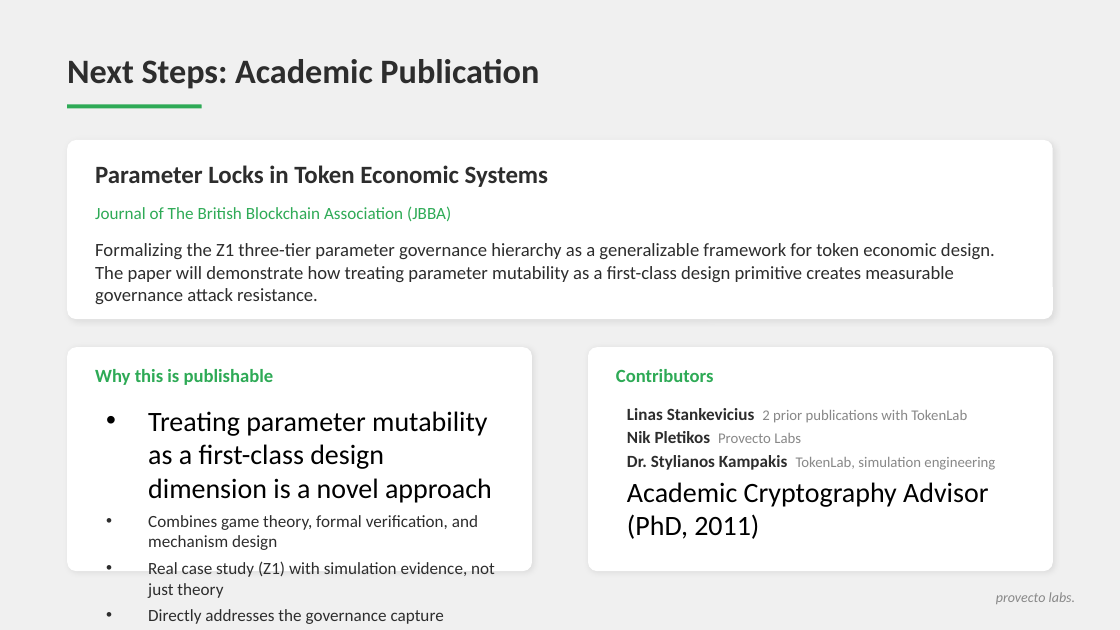
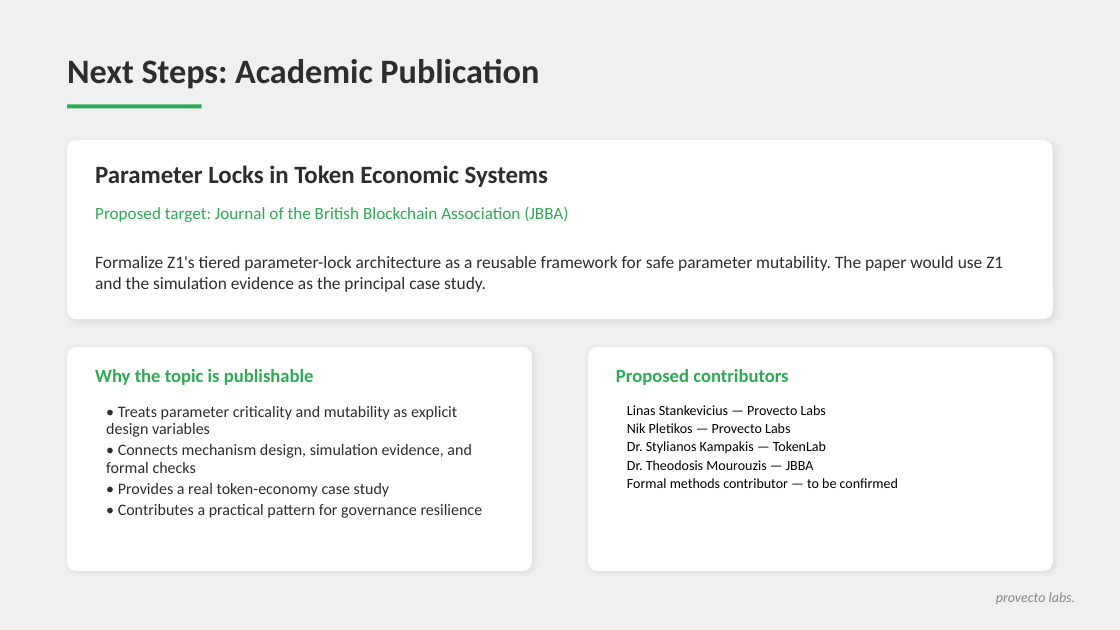
Before and after one commit to stelios12312312/TokenLab, a slide deck: slide 11 of docs_final/2026-06-23/z1_simulation_findings.pptx. Drawn at 1120x630 pixels with LibreOffice and Linux fonts; fonts in the diff are those of the drawing. Boxes give left, top, right and bottom in pixels: in the first picture for what was removed or moved away, otherwise in the second. Text is boxed around its words. In the diff, an @@ line names an element or a change of style, - is before the commit and + after.

```diff
--- a/docs_final/2026-06-23/z1_simulation_findings.pptx
+++ b/docs_final/2026-06-23/z1_simulation_findings.pptx
@@ text at (x1=95, y1=206, x2=568, y2=222): text changed @@
-Journal of The British Blockchain Association (JBBA)
+Proposed target: Journal of the British Blockchain Association (JBBA)
@@ text at (x1=95, y1=256, x2=1003, y2=292): text changed; size 12 to 11.2 pt @@
-Formalizing the Z1 three-tier parameter governance hierarchy as a generalizable framework for token economic design. The paper will demonstrate how treating parameter mutability as a first-class design primitive creates measurable governance attack resistance.
+Formalize Z1's tiered parameter-lock architecture as a reusable framework for safe parameter mutability. The paper would use Z1 and the simulation evidence as the principal case study.
@@ text at (x1=95, y1=369, x2=314, y2=385): text changed @@
-Why this is publishable
+Why the topic is publishable
@@ text at (x1=616, y1=369, x2=788, y2=385): text changed @@
-Contributors
+Proposed contributors
@@ text at (x1=106, y1=406, x2=483, y2=518): text changed; size 11 to 10.3 pt @@
-• Treating parameter mutability as a first-class design dimension is a novel approach
-• Combines game theory, formal verification, and mechanism design
-• Real case study (Z1) with simulation evidence, not just theory
-• Directly addresses the governance capture problem plaguing DeFi
+• Treats parameter criticality and mutability as explicit design variables
+• Connects mechanism design, simulation evidence, and formal checks
+• Provides a real token-economy case study
+• Contributes a practical pattern for governance resilience
@@ text at (x1=627, y1=405, x2=898, y2=488): text changed; size 9.5 to 9 pt; text colour #888888 to #000000 @@
-Linas Stankevicius 2 prior publications with TokenLab
-Nik Pletikos Provecto Labs
-Dr. Stylianos Kampakis TokenLab, simulation engineering
-Academic Cryptography Advisor (PhD, 2011)
+Linas Stankevicius — Provecto Labs
+Nik Pletikos — Provecto Labs
+Dr. Stylianos Kampakis — TokenLab
+Dr. Theodosis Mourouzis — JBBA
+Formal methods contributor — to be confirmed
```
Also in this commit, not shown: 10 other slides changed, 43 other files.
